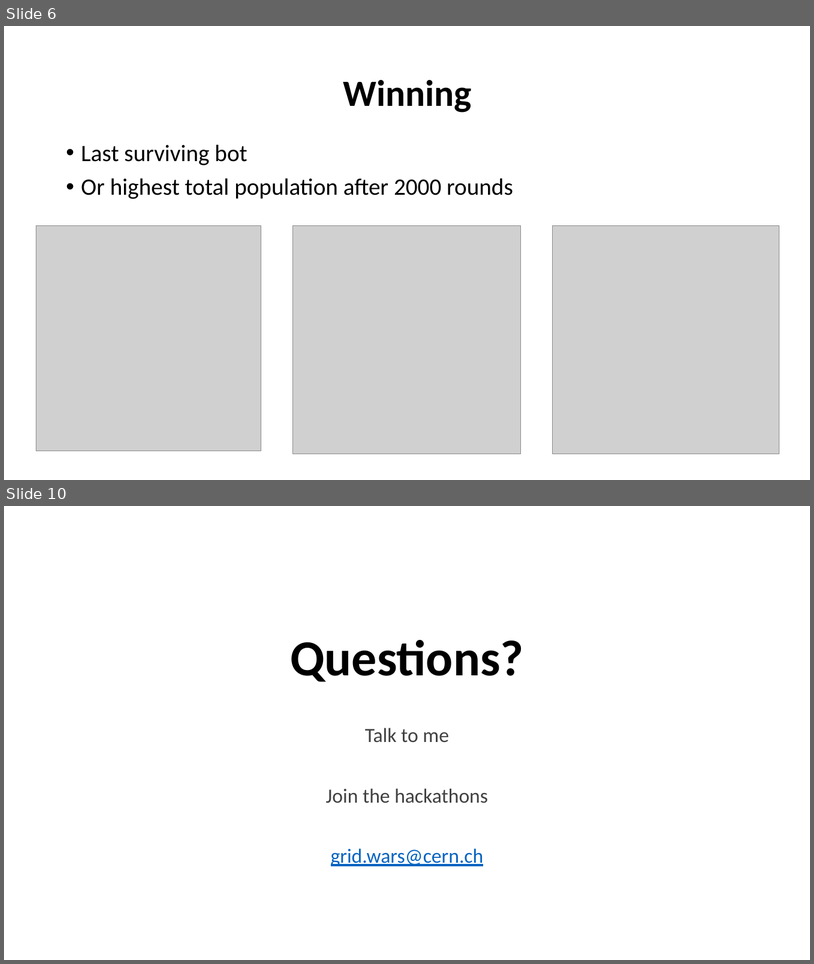
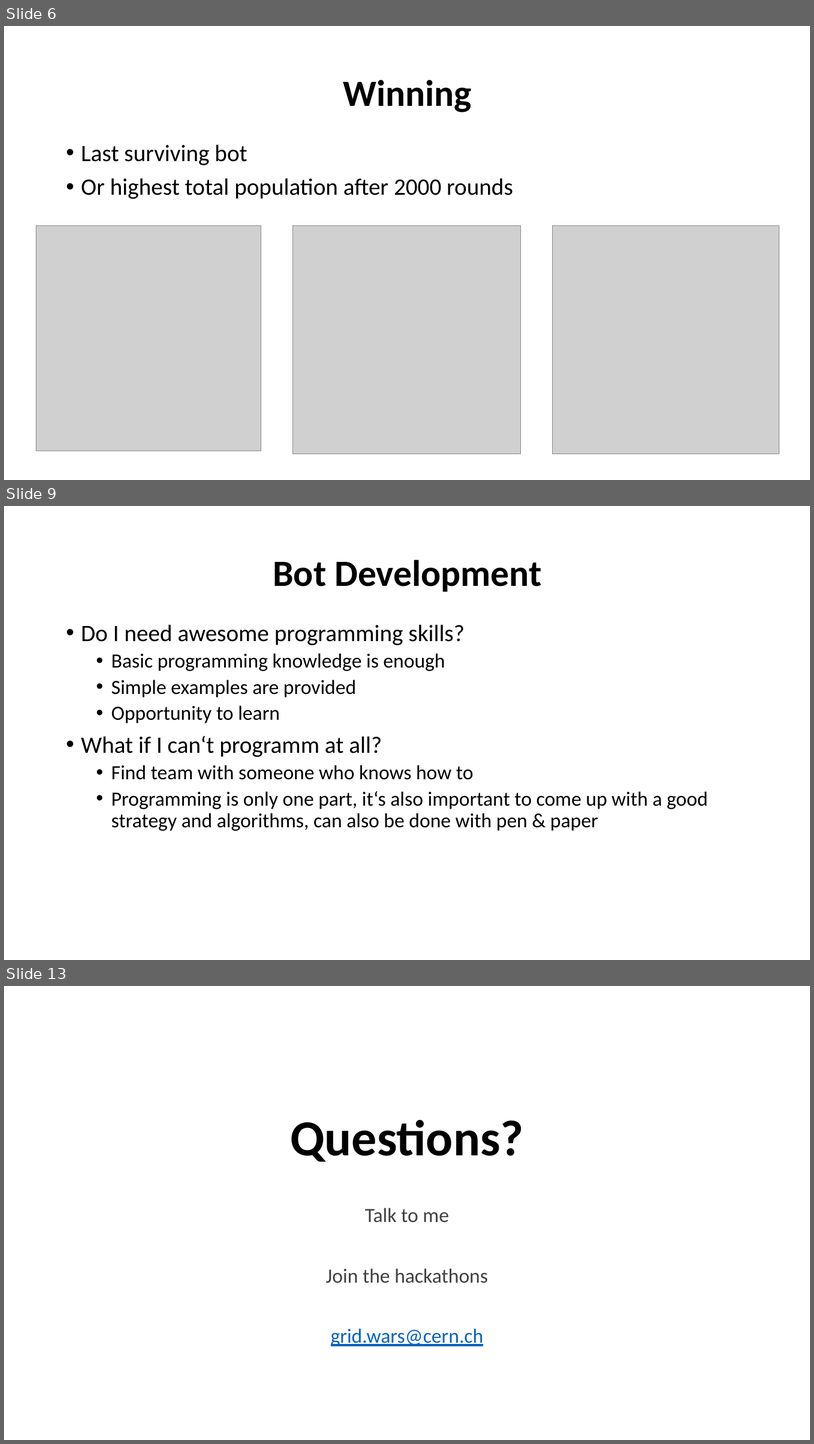
Before and after one commit to dkekel/gridwars, a slide deck: presentation/gridwars-intro-2018.pptx. Shown one above the other, each under a label of ours: slides 6 and 10 before the commit, slides 6, 9 and 13 after it; the slides between them are not shown. The pictures are 814x964 and 814x1444 pixels, drawn with LibreOffice and Linux fonts; fonts in the diff are those of the drawing; grey boxes stand for pictures. Boxes give left, top, right and bottom in pixels: in the first picture for what was removed or moved away, otherwise in the second. Text is boxed around its words. In the diff, an @@ line names an element or a change of style, - is before the commit and + after.

```diff
--- a/presentation/gridwars-intro-2018.pptx
+++ b/presentation/gridwars-intro-2018.pptx
@@ slide 9 added at [4, 506, 810, 960], background #FFFFFF @@
@@ title added at [273, 559, 542, 592], 44 pt, text #000000, bold @@
+Bot Development
@@ text added at [81, 624, 708, 831], 24 pt, text #000000 @@
+• Do I need awesome programming skills?
+  • Basic programming knowledge is enough
+  • Simple examples are provided
+  • Opportunity to learn
+• What if I can‘t programm at all?
+  • Find team with someone who knows how to
+  • Programming is only one part, it‘s also important to come up with a good strategy and algorithms, can also be done with pen & paper
@@ what was slide 10 is now slide 13 @@
```
Also in this commit, not shown: 3 slides changed, 3 other slides added, 1 slide removed, 6 other files.
